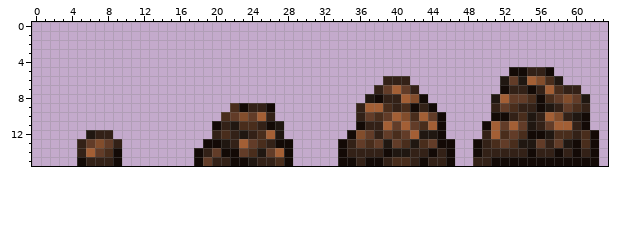
File history of a pixel-art sprite, content/Materials/resource.soil.png. The picture above is the old version.
The file is 64x16 pixels.
Once edited:
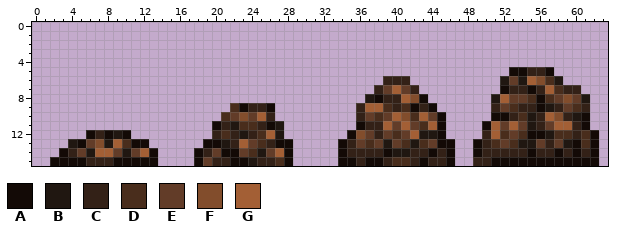
Palette (. is transparent): A #130a06  B #201711  C #332117  D #492d1c  E #623c28  F #824d2c  G #a35f35
From the commit log: Resource splitting experiment
Changes in this commit:
There is now colour A in row 12 at x 10; in row 13 at x 11 to 12; in row 14 at x 3 and 13; in row 15 at x 2 to 4 and 10 to 13.
The edit turns colour B into colour A in row 12 at x 6.
The edit turns colour C into colour A in row 12 at x 8; in row 13 at x 5.
There is now colour B in row 12 at x 9; in row 13 at x 4; in row 14 at x 10.
The edit turns colour E into colour B in row 13 at x 8.
The edit turns colour G into colour B in row 14 at x 6.
There is now colour C in row 14 at x 4.
There is now colour D in row 13 at x 10.
There is now colour E in row 14 at x 11.
The edit turns colour A into colour E in row 14 at x 9.
The edit turns colour C into colour E in row 14 at x 5.
There is now colour G in row 14 at x 12.
The edit turns colour C into colour G in row 13 at x 9.
The edit turns colour D into colour G in row 14 at x 8.
The edit turns colour E into colour G in row 14 at x 7.
Where, in picture pixels (left, top, right, bottom), the same in both pictures:
changed: (50, 130, 158, 166)
